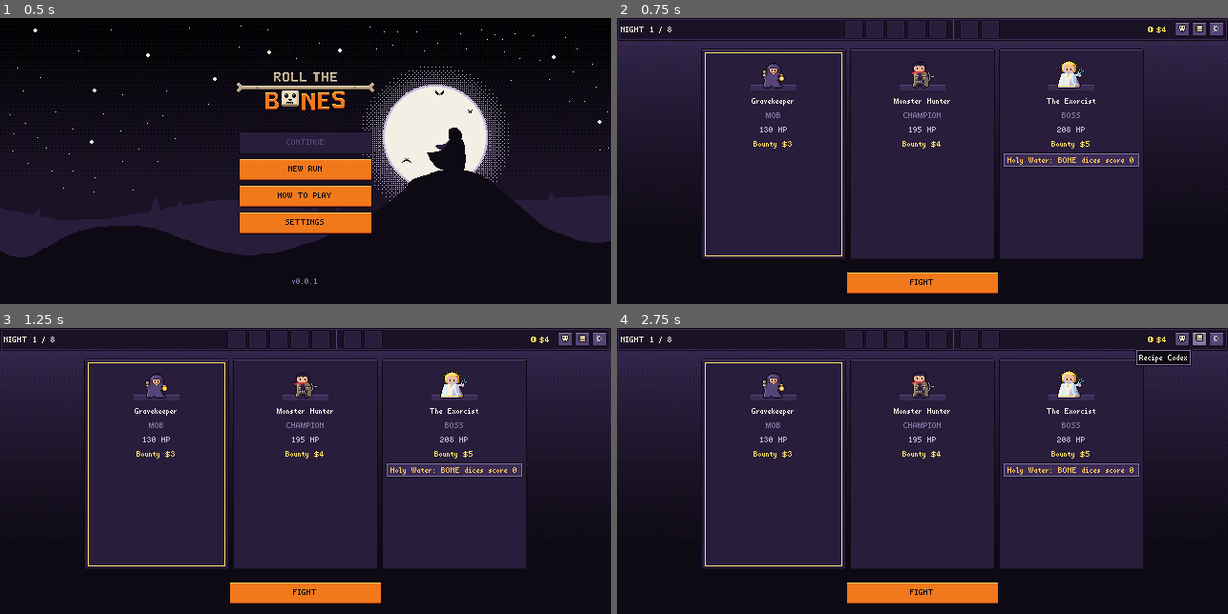
Above: before the commit, frames 1-4 (two rows, left to right).
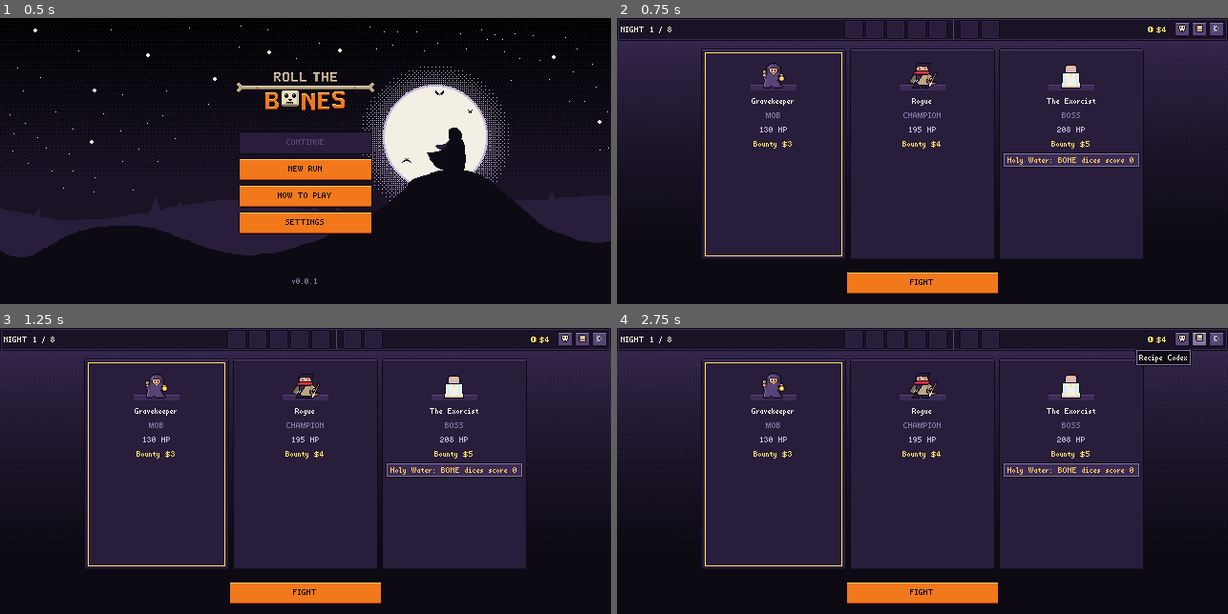
Above: after the commit, the same moments.

Repository: Anbcdeptraivkl/necrodices
Game: Godot game, scene res://scenes/boot/boot.tscn
Same seed, same stepped clock (60 frames per second), same inputs: the game is played once before the commit and once after it.
Inputs (mouse positions are in pixels of both pictures, inside the frame that each line leads up to):
- Up to frame 1 (0.5 s): no input
- Up to frame 2 (0.75 s): click "NEW RUN" at 0.5 s
- Up to frame 3 (1.25 s): no input
- Up to frame 4 (2.75 s): click (1179, 339) at 1.25 s; click (1197, 339) at 2 s

Frame 1 is identical in both runs. In frame 2, 0.6% of the frame differs, in the area x 45-77%, y 14-31%; in frame 3, 0.5%; in frame 4, 0.6%.

Commit message:
Add champion and boss repaints, rename Hunter and Rogue

Diff:
--- a/data/text/content/hunters.json
+++ b/data/text/content/hunters.json
@@ -17,7 +17,7 @@
       "lore": "Polished helmet, no polished sense of humour."
     },
     "CHAMP_MONSTER_HUNTER": {
-      "name": "Monster Hunter",
+      "name": "Rogue",
       "lore": "Would be pretty dangerous if you are a vampire."
     },
     "BOSS_EXORCIST": {
@@ -25,7 +25,7 @@
       "lore": "Splashes holy water on anything like a sprinkler."
     },
     "BOSS_WITCH_HUNTER": {
-      "name": "Witch Hunter",
+      "name": "Hunter",
       "lore": "Confiscates your favourite trinket 'for evidence'."
     },
     "BOSS_BELL_RINGER": {
@@ -34,7 +34,7 @@
     },
     "BOSS_INQUISITOR": {
       "name": "The Inquisitor",
-      "lore": "Asks too many questions. Shame he's too strong for you to cut his tongue off."
+      "lore": "The hat asks the questions. The man underneath is just how it gets around."
     }
   },
   "rules": {
--- a/scenes/dev/capture.gd
+++ b/scenes/dev/capture.gd
@@ -3,7 +3,8 @@
 ## waits for layout and animation to settle, saves the viewport as PNG, quits.
 ##   godot --path . --resolution 960x540 res://scenes/dev/capture.tscn -- --preset=encounter --out=captures/x.png
 ## Presets are rows in PRESETS; a missing situation is a new row, not a new branch.
-## Battle presets: `enemy` / `rules` force the hunter of the battle (art review); `squads` summons played by the balance bot's pick through the screen's own
+## Battle presets: `enemy` / `rules` force the hunter of the battle (art review; `--enemy=<ID>` on the
+## command line overrides a preset's hunter, its rules follow the enemy row); `squads` summons played by the balance bot's pick through the screen's own
 ## handlers; `pick` leaves the last pick unsummoned; `roll` presses ROLL; `wait` = seconds of
 ## playback before the shot (`--wait=<s>` overrides it; `--time_scale=0.1` slows the game so a
 ## 0.1 s punch can be caught). Saves go to user://sav_capture.
@@ -45,6 +46,8 @@
 		"rules": ["BELL_RINGER"], "wait": 1.0},
 	"hunter_enraged": {"screen": "encounter", "seed": "CAPTURE2", "night": 8, "encounter": 2,
 		"enemy": "BOSS_BELL_RINGER", "rules": ["BELL_RINGER", "ENRAGED"], "wait": 1.0},
+	"hunter_pose_hurt": {"screen": "encounter", "seed": "CAPTURE2", "night": 3, "encounter": 2,
+		"enemy": "BOSS_BELL_RINGER", "rules": ["BELL_RINGER"], "pose": "hurt", "wait": 1.0},
 	"hunter_hurt": {"screen": "encounter", "seed": "CAPTURE5", "enemy": "BOSS_BELL_RINGER", "rules": ["BELL_RINGER"],
 		"squads": 1, "dice": 6, "hp": 0.01, "attack": true, "wait": 2.4},
 }
@@ -54,6 +57,8 @@
 
 func _ready() -> void:
 	for a in OS.get_cmdline_user_args():
+		if not a.begins_with("--"):  # screenshot.cmd also forwards its positional arguments
+			continue
 		var kv := a.trim_prefix("--").split("=")
 		_args[kv[0]] = kv[1] if kv.size() > 1 else "1"
 	_detach.call_deferred()
@@ -76,9 +81,20 @@
 	game.store = SaveStore.new("user://sav_capture")
 	game.profile = game.store.load_profile()
 	game.profile["tutorial"] = {"tut_first_roll": true, "tut_first_summon": true, "tut_first_shop": true}
-	var preset: Dictionary = PRESETS[_args.get("preset", "title")]
+	var preset: Dictionary = PRESETS[_args.get("preset", "title")].duplicate()
+	if _args.has("enemy"):
+		if not db.enemies.has(_args["enemy"]):
+			push_error("capture: unknown enemy %s" % _args["enemy"])
+			get_tree().quit(1)
+			return
+		var rule: Variant = db.enemies[_args["enemy"]]["rule"]
+		preset["enemy"] = _args["enemy"]
+		preset["rules"] = [rule] if rule != null else []
 	Engine.time_scale = float(_args.get("time_scale", 1.0))
 	await _build(game, db, preset)
+	if preset.get("pose", "") == "hurt":  # hold the hunter's hurt frame (art review, no timing luck)
+		await get_tree().process_frame
+		get_tree().current_scene.find_child("Stage", true, false).set(&"_hurt", true)
 	if preset.has("hover"):
 		var target: Control = null
 		for i in 30:  # the scene change is deferred: wait until the target exists
Binary file changed: assets/sprites/enemies/boss_exorcist.png
Binary file changed: assets/sprites/enemies/boss_inquisitor.png
Binary file changed: assets/sprites/enemies/boss_witch_hunter.png
Binary file changed: assets/sprites/enemies/champ_guard_captain.png
Binary file changed: assets/sprites/enemies/champ_monster_hunter.png
Binary file changed: docs/art_sheets/hunters.png
Not shown, changed: .claude/skills/godot-debugging-testing/references/sandbox-and-screenshots.md
Not shown, changed: ART_SPEC.md
Not shown, changed: docs/art_sheets/README.md
Not shown, changed: tools/art/enemies_dice.py
Not shown, changed: tools/screenshot.cmd
